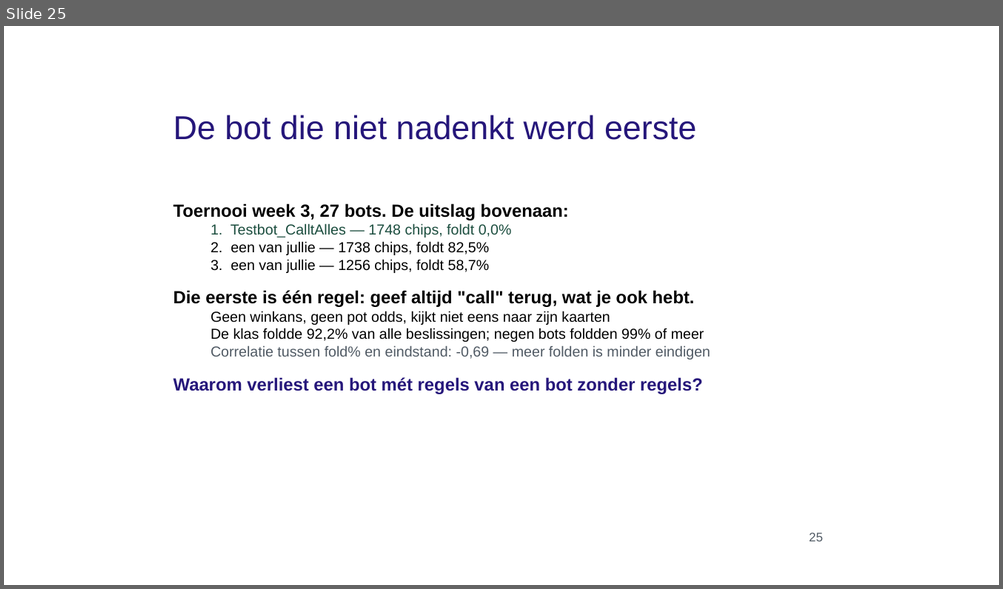
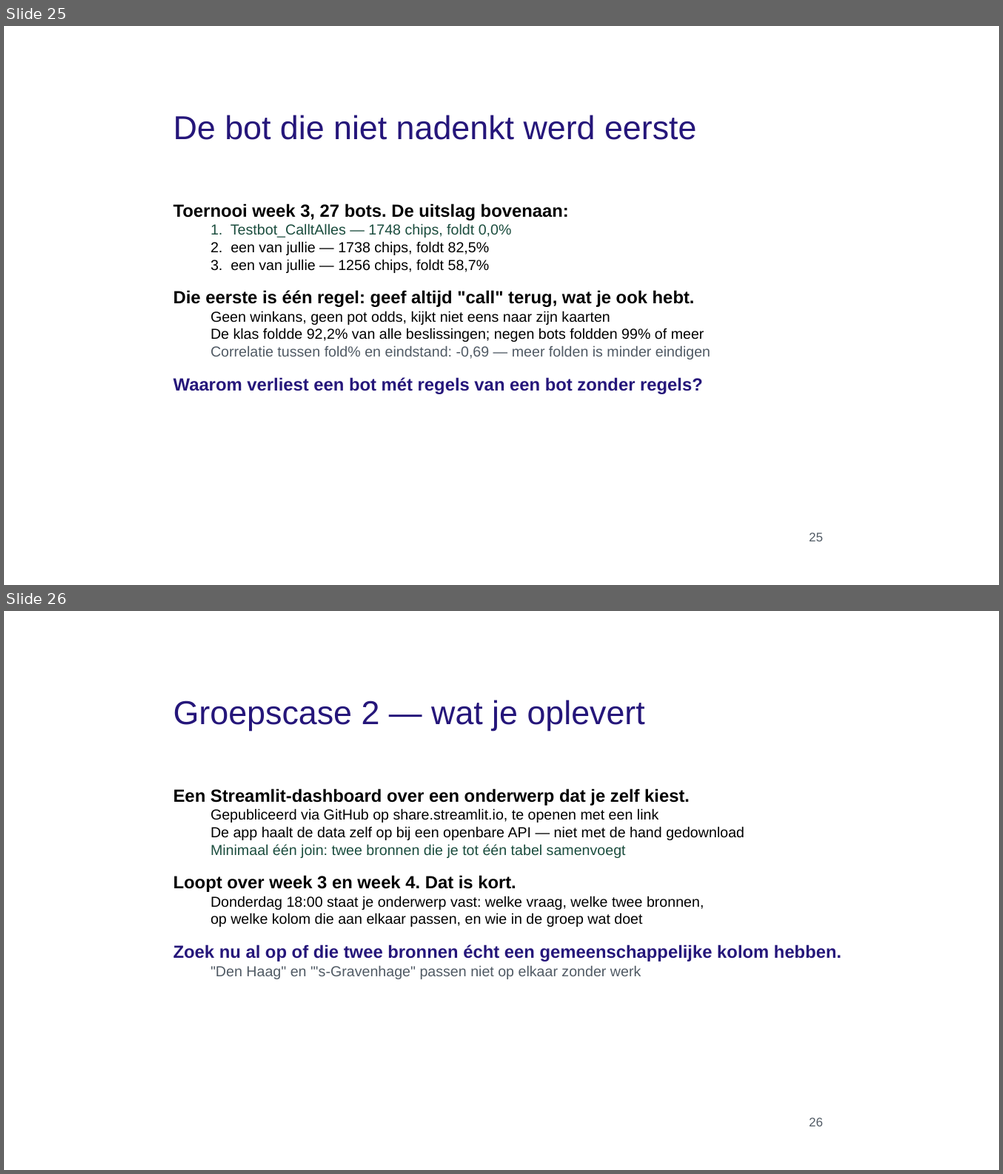
Before and after one commit to finturion/poker-analytics-challenge, a slide deck: powerpoints/hoorcollege/03_Exploring_Manipulating_Data_aangevuld.pptx. Shown one above the other, each under a label of ours: slide 25 before the commit, slides 25 and 26 after it. The pictures are 1003x589 and 1003x1174 pixels, drawn with LibreOffice and Linux fonts; fonts in the diff are those of the drawing; background and template pictures are left out. Boxes give left, top, right and bottom in pixels: in the first picture for what was removed or moved away, otherwise in the second. Text is boxed around its words. In the diff, an @@ line names an element or a change of style, - is before the commit and + after.

```diff
--- a/powerpoints/hoorcollege/03_Exploring_Manipulating_Data_aangevuld.pptx
+++ b/powerpoints/hoorcollege/03_Exploring_Manipulating_Data_aangevuld.pptx
@@ slide 26 added at bbox=[4, 611, 999, 1170], background picture (left out) @@
@@ text added at bbox=[173, 700, 645, 731], 32 pt, text #25167A @@
+Groepscase 2 — wat je oplevert
@@ text added at bbox=[173, 789, 841, 980], 14 pt, text #000000 @@
+Een Streamlit-dashboard over een onderwerp dat je zelf kiest.
+  Gepubliceerd via GitHub op share.streamlit.io, te openen met een link
+  De app haalt de data zelf op bij een openbare API — niet met de hand gedownload
+  Minimaal één join: twee bronnen die je tot één tabel samenvoegt
+Loopt over week 3 en week 4. Dat is kort.
+  Donderdag 18:00 staat je onderwerp vast: welke vraag, welke twee bronnen,
+  op welke kolom die aan elkaar passen, en wie in de groep wat doet
+Zoek nu al op of die twee bronnen écht een gemeenschappelijke kolom hebben.
+  "Den Haag" en "'s-Gravenhage" passen niet op elkaar zonder werk
@@ text added at bbox=[808, 1118, 822, 1127], 12 pt, text #505A64 @@
+26
```
Also in this commit, not shown: 1 slide changed, 3 other slides added, 3 other files.
